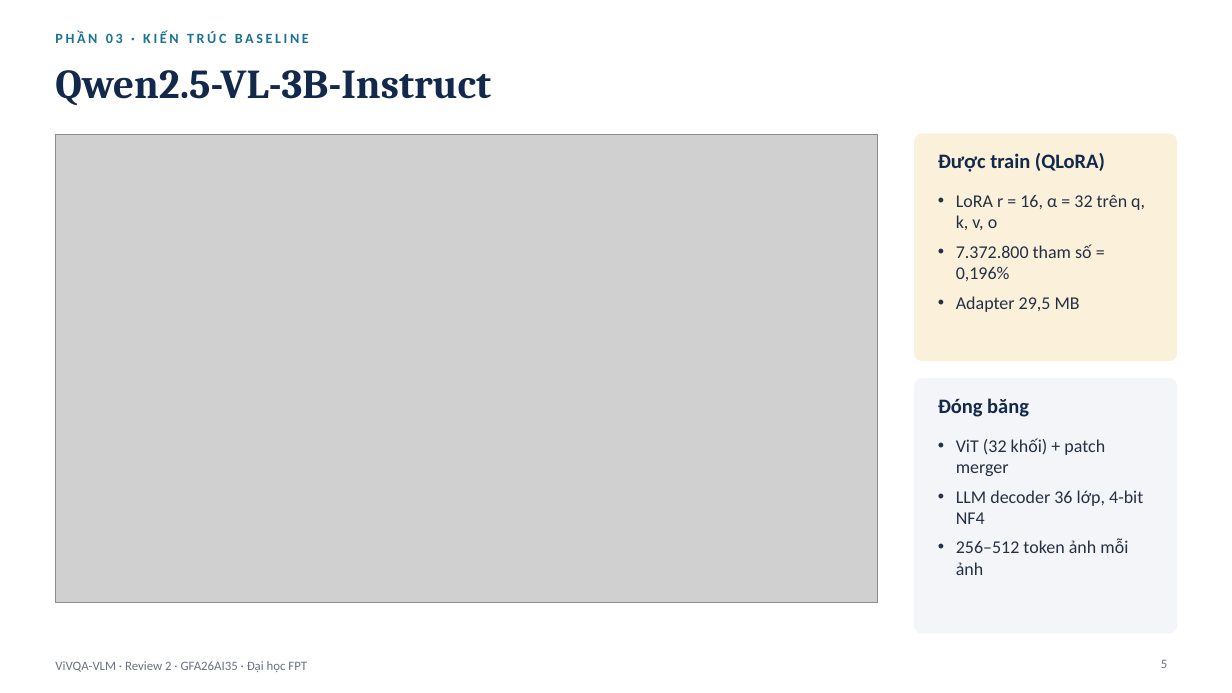
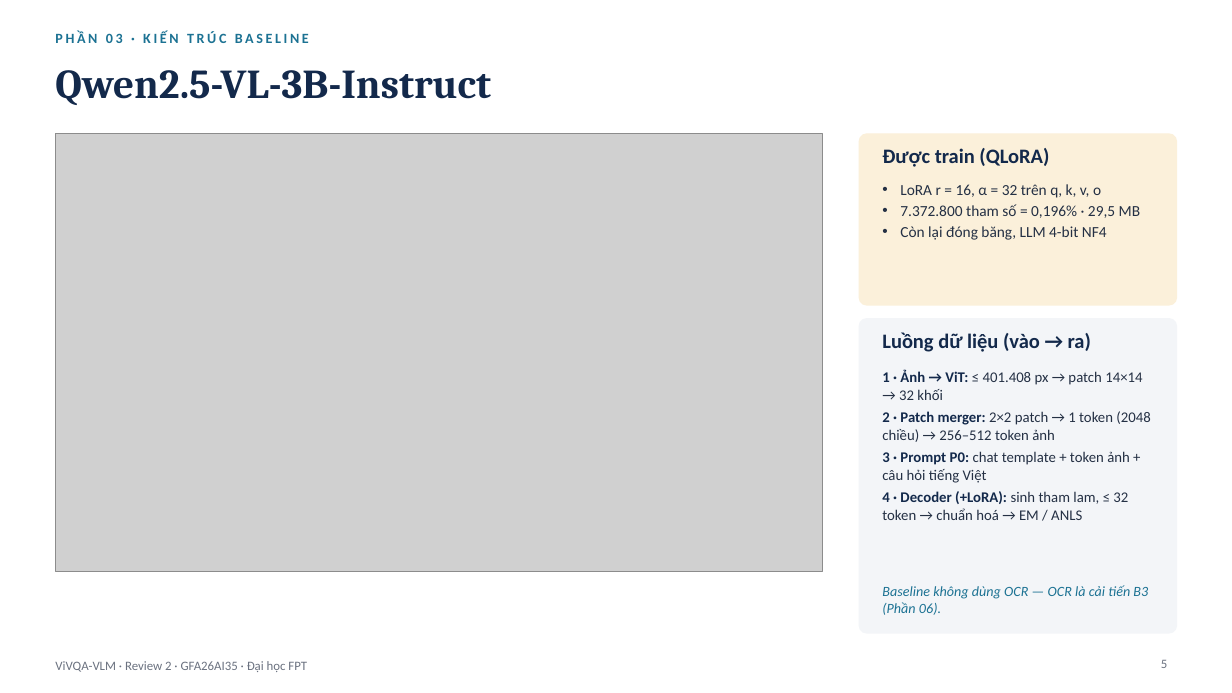
Before and after one commit to PLHGNAOH/ViVQA-VLM, a slide deck: slide 5 of docs/W07/ViVQA-VLM_Review2_TV.pptx. Drawn at 1232x693 pixels with LibreOffice and Linux fonts; fonts in the diff are those of the drawing; grey boxes stand for pictures. Boxes give left, top, right and bottom in pixels: in the first picture for what was removed or moved away, otherwise in the second. Text is boxed around its words. In the diff, an @@ line names an element or a change of style, - is before the commit and + after.

```diff
--- a/docs/W07/ViVQA-VLM_Review2_TV.pptx
+++ b/docs/W07/ViVQA-VLM_Review2_TV.pptx
@@ picture: place and size @@
-picture at bbox=[55, 134, 878, 604]
+picture at bbox=[55, 134, 823, 571]
@@ rounded rectangle at bbox=[860, 134, 1177, 305]: proportions changed @@
@@ rounded rectangle: place and size @@
-rounded rectangle at bbox=[915, 134, 1177, 360]
+rounded rectangle at bbox=[860, 134, 1177, 305]
@@ text "Được train (QLoRA)": place and size @@
-text "Được train (QLoRA)" at bbox=[938, 153, 1105, 172]
+text "Được train (QLoRA)" at bbox=[882, 148, 1049, 167]
@@ text "LoRA r = 16, α ...": place and size @@
-text "LoRA r = 16, α ..." at bbox=[956, 195, 1145, 312]
+text "LoRA r = 16, α ..." at bbox=[900, 184, 1140, 240]
@@ text at bbox=[900, 204, 1140, 240]: text changed; size 14 to 12 pt @@
-• 7.372.800 tham số = 0,196%
-• Adapter 29,5 MB
+• 7.372.800 tham số = 0,196% · 29,5 MB
+• Còn lại đóng băng, LLM 4-bit NF4
@@ text at bbox=[900, 184, 1101, 198]: size 14 to 12 pt in "LoRA r = 16, α = 32 ..."; less space between paragraphs @@
@@ rounded rectangle: place and size @@
-rounded rectangle at bbox=[915, 379, 1177, 633]
+rounded rectangle at bbox=[860, 319, 1177, 633]
@@ rounded rectangle at bbox=[860, 319, 1177, 633]: proportions changed @@
@@ text at bbox=[882, 332, 1091, 352]: text changed @@
-Đóng băng
+Luồng dữ liệu (vào → ra)
@@ text at bbox=[882, 369, 1150, 520]: text changed; size 14 to 11.5 pt @@
-• ViT (32 khối) + patch merger
-• LLM decoder 36 lớp, 4-bit NF4
-• 256–512 token ảnh mỗi ảnh
+1 · Ảnh → ViT: ≤ 401.408 px → patch 14×14 → 32 khối
+2 · Patch merger: 2×2 patch → 1 token (2048 chiều) → 256–512 token ảnh
+3 · Prompt P0: chat template + token ảnh + câu hỏi tiếng Việt
+4 · Decoder (+LoRA): sinh tham lam, ≤ 32 token → chuẩn hoá → EM / ANLS
@@ text added at bbox=[882, 585, 1148, 615], 11 pt, text #1C7293, italic @@
+Baseline không dùng OCR — OCR là cải tiến B3 (Phần 06).
```
Also in this commit, not shown: 11 other slides changed, 1 slide added, 3 other files.
